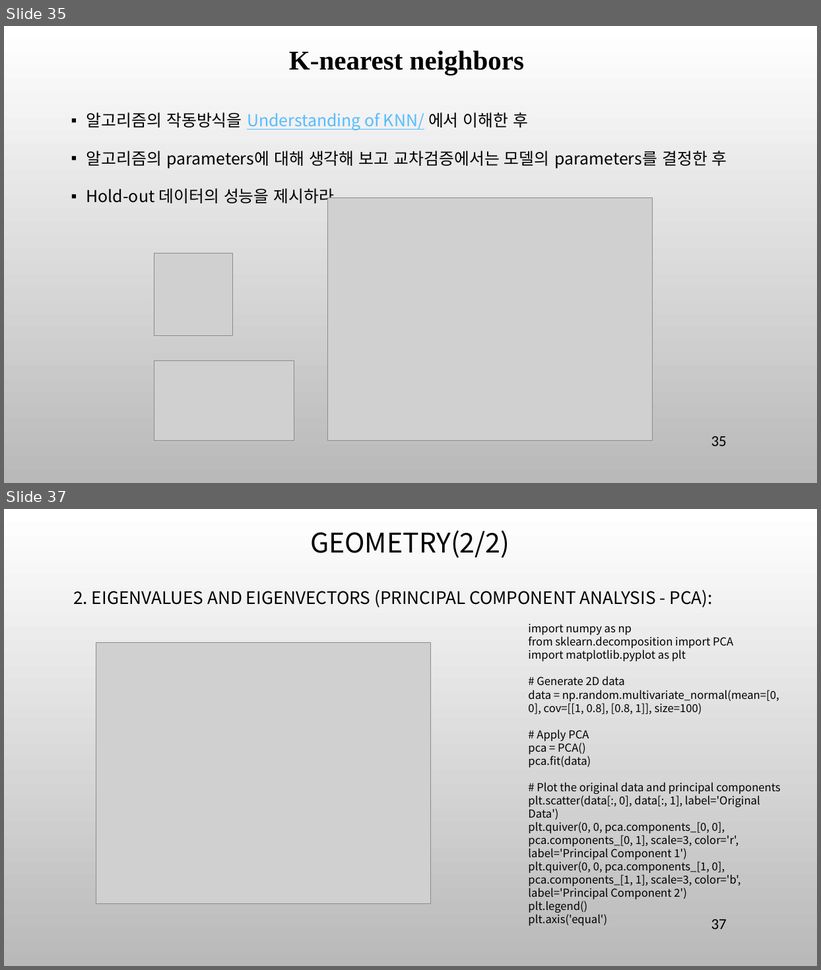
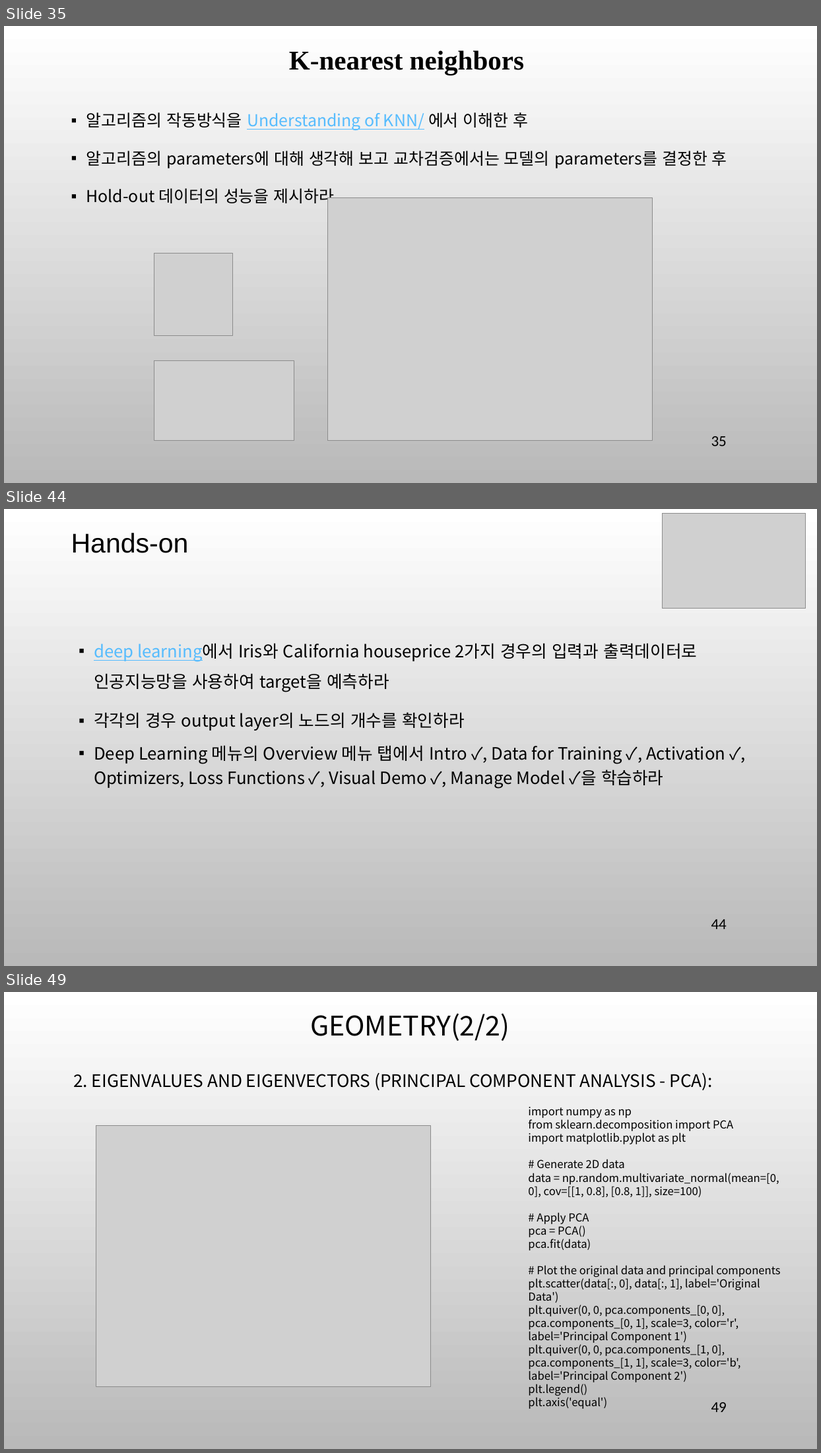
Before and after one commit to ancestor9/mathematics-for-machine-learning, a slide deck: 7_Applications of mathematics.pptx. Shown one above the other, each under a label of ours: slides 35 and 37 before the commit, slides 35, 44 and 49 after it; the slides between them are not shown. The pictures are 821x970 and 821x1453 pixels, drawn with LibreOffice and Linux fonts; fonts in the diff are those of the drawing; grey boxes stand for pictures; background and template pictures are left out. Boxes give left, top, right and bottom in pixels: in the first picture for what was removed or moved away, otherwise in the second. Text is boxed around its words. In the diff, an @@ line names an element or a change of style, - is before the commit and + after.

```diff
--- a/7_Applications of mathematics.pptx
+++ b/7_Applications of mathematics.pptx
@@ slide 44 added at [4, 509, 817, 966], background picture (left out) @@
@@ picture added at [662, 513, 805, 609] @@
@@ text added at [71, 533, 189, 553], 32 pt, text #000000 @@
+Hands-on
@@ text added at [94, 643, 725, 789], 20 pt, text #000000 @@
+▪ deep learning에서 Iris와 California houseprice 2가지 경우의 입력과 출력데이터로 인공지능망을 사용하여 target을 예측하라
+▪ 각각의 경우 output layer의 노드의 개수를 확인하라
+▪ Deep Learning 메뉴의 Overview 메뉴 탭에서 Intro ✓, Data for Training ✓, Activation ✓, Optimizers, Loss Functions ✓, Visual Demo ✓, Manage Model ✓을 학습하라
@@ page number added at [712, 920, 727, 929], 18 pt, text #000000 @@
+44
@@ what was slide 37 is now slide 49 @@
@@ page number at [712, 1403, 727, 1412]: text changed @@
-37
+49
```
Also in this commit, not shown: 2 slides changed, 11 other slides added.
